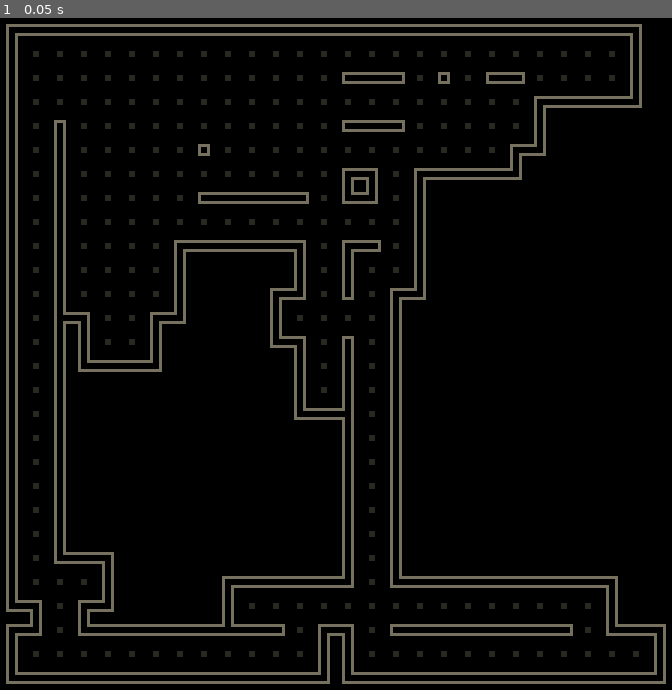
Above: before the commit, frame 1.
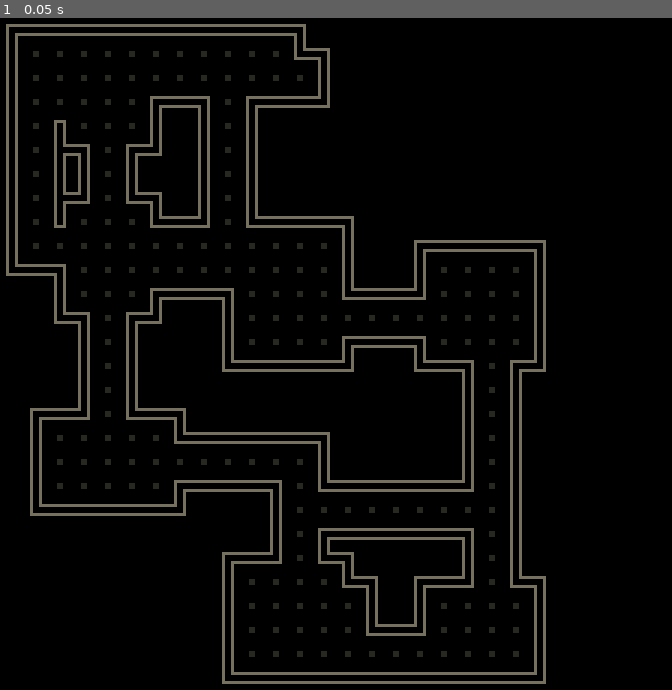
Above: after the commit, the same moment.

Repository: youssefevan/uncc-jam-spring-2024
Game: Godot game, scene res://scenes/world.tscn
The game is run twice, just before and just after one commit, with the same random seed, the same clock (stepped at 60 frames per second) and the same inputs.
Inputs:
- Up to frame 1 (0.05 s): no input

The runs differ from the first frame. In frame 1, 12% of the frame differs, in the area x 0-100%, y 0-100%.

Commit message:
added room generation to walker

Diff:
--- a/UNCC Spring Jam 2024/scripts/walker.gd
+++ b/UNCC Spring Jam 2024/scripts/walker.gd
@@ -8,8 +8,9 @@
 	Vector2.DOWN
 ]
 
-const turn_chance = 0.25
-const max_steps_since_turn = 16
+#const turn_chance = 0.25
+const room_change = 0.5
+const max_steps_since_turn = 8
 
 var position = Vector2.ZERO
 var direction = Vector2.RIGHT
@@ -30,8 +31,9 @@
 
 
 func walk(steps):
+	create_room(position)
 	for step in steps:
-		if randf() <= turn_chance or steps_since_turn >= max_steps_since_turn:
+		if steps_since_turn >= max_steps_since_turn:
 			change_direction()
 
 		if step():
@@ -53,6 +55,9 @@
 		return false
 
 func change_direction():
+	if randi_range(0, 1) == 1:
+		create_room(position)
+
 	steps_since_turn = 0
 
 	var directions = DIRECTIONS.duplicate()
@@ -67,3 +72,16 @@
 	while not borders.has_point(position + direction):
 		# pick next direction in list if top result is outside of the borders
 		direction = directions.pop_front()
+
+func create_room(position):
+	var min_size = 2
+	var max_size = 6
+	var size = Vector2(randi_range(min_size, max_size), randi_range(min_size, max_size))
+
+	var top_left_corner = (position - size/2).ceil()
+
+	for y in size.y:
+		for x in size.x:
+			var new_step = top_left_corner + Vector2(x, y)
+			if borders.has_point(new_step):
+				step_history.append(new_step)
--- a/UNCC Spring Jam 2024/scripts/world.gd
+++ b/UNCC Spring Jam 2024/scripts/world.gd
@@ -5,11 +5,12 @@
 @onready var tile_map = $TileMap
 
 func _ready():
+	randomize()
 	generate_level()
 
 func generate_level():
 	var walker_starting_position = Vector2(13, 13)
-	var walker_steps = 512
+	var walker_steps = 256
 	# create new walker, get map, delete walker
 	var walker = Walker.new(walker_starting_position, borders)
 	var map = walker.walk(walker_steps)
